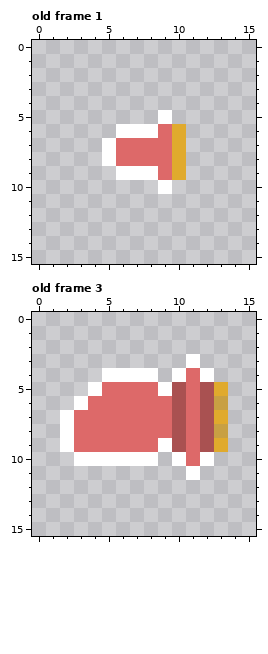
A pixel-art file gets an edit: godot/godot_4/2023/12_Chrono_Resurgence/assets/graphics/elara/weapons_effects.aseprite. The picture above was drawn from the file before the commit.
16x16 pixels, 3 frames. Shown: old frame 1, old frame 3. The commit also changed other frames, which this record leaves out.
The same view after the edit:
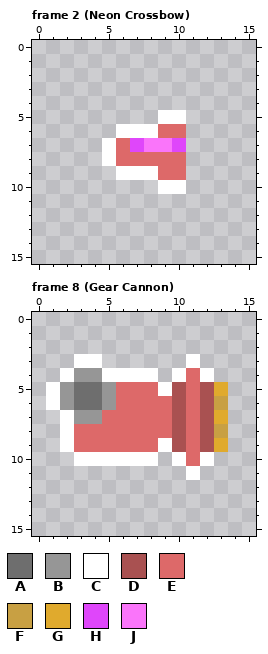
Palette (. is transparent): A #6e6e6e  B #969696  C #ffffff  D #a95151  E #dd6969  F #c8a043  G #e0aa2d  H #df46fa  J #fa75fa
A new or re-ordered frame is compared with the old frame closest to it.
From old to new:
{"change": "frames 3 -> 10"}
{"where": "frame 2 (Neon Crossbow) is new; against old frame 1"}
{"frame":2,"y":5,"x":10,"old":".","new":"C"}
{"frame":2,"y":6,"x":10,"old":"G","new":"E"}
{"frame":2,"y":7,"x":7,"old":"EEEG","new":"HJJH"}
{"frame":2,"y":8,"x":10,"old":"G","new":"E"}
{"frame":2,"y":9,"x":10,"old":"G","new":"E"}
{"frame":2,"y":10,"x":10,"old":".","new":"C"}
{"where": "frame 8 (Gear Cannon) is new; against old frame 3"}
{"frame":8,"y":3,"x":3,"old":"..","new":"CC"}
{"frame":8,"y":4,"x":2,"old":"...","new":"CBB"}
{"frame":8,"y":5,"x":1,"old":"...CE","new":"CBAAB"}
{"frame":8,"y":6,"x":1,"old":"..CEE","new":"CBAAB"}
{"frame":8,"y":7,"x":3,"old":"EE","new":"BB"}
{"label":"changed","picture_box":[130,110,186,194]}
{"label":"changed","picture_box":[46,354,116,424]}
